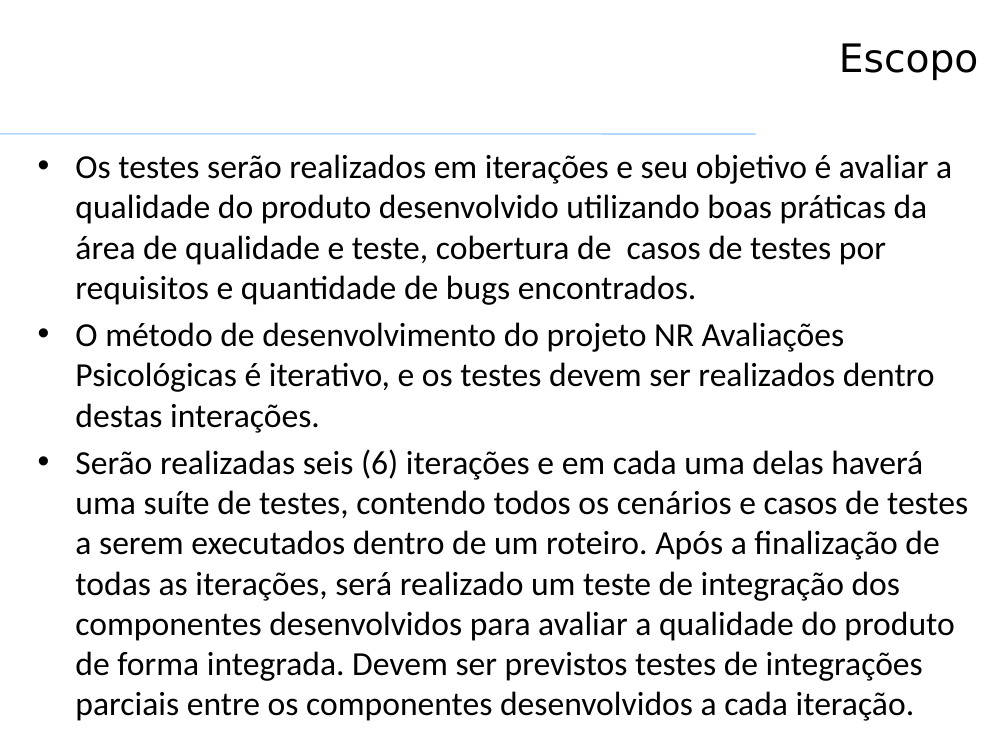
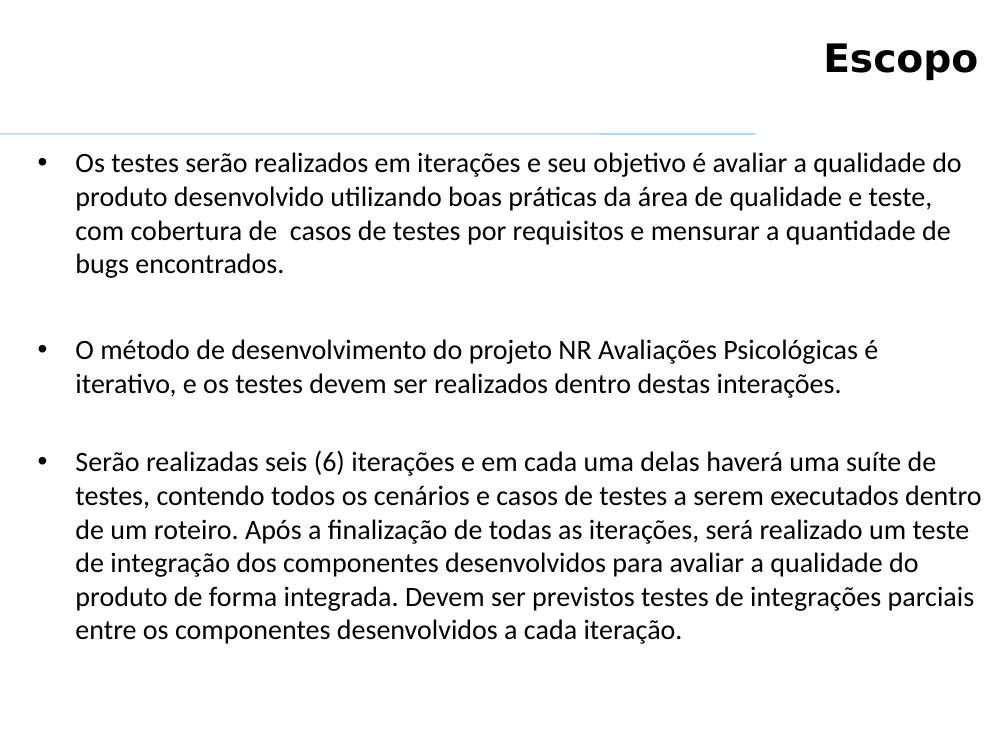
Before and after one commit to VagnerAlcantara/TCC, a slide deck: slide 5 of Qualidade de Produto de SW/Qualidade de produto de SW - TRABALHO.pptx. Drawn at 1008x756 pixels with LibreOffice and Linux fonts; fonts in the diff are those of the drawing; background and template pictures are left out. Boxes give left, top, right and bottom in pixels: in the first picture for what was removed or moved away, otherwise in the second. Text is boxed around its words. In the diff, an @@ line names an element or a change of style, - is before the commit and + after.

```diff
--- a/Qualidade de Produto de SW/Qualidade de produto de SW - TRABALHO.pptx
+++ b/Qualidade de Produto de SW/Qualidade de produto de SW - TRABALHO.pptx
@@ text "Escopo" at (x1=823, y1=43, x2=978, y2=80): bold on @@
@@ text at (x1=75, y1=152, x2=961, y2=278): text changed; size 24 to 20 pt @@
-• Os testes serão realizados em iterações e seu objetivo é avaliar a qualidade do produto desenvolvido utilizando boas práticas da área de qualidade e teste, cobertura de casos de testes por requisitos e quantidade de bugs encontrados.
+• Os testes serão realizados em iterações e seu objetivo é avaliar a qualidade do produto desenvolvido utilizando boas práticas da área de qualidade e teste, com cobertura de casos de testes por requisitos e mensurar a quantidade de bugs encontrados.
@@ text at (x1=75, y1=339, x2=982, y2=644): size 24 to 20 pt in "O método de desenvolvimento do projeto NR ...", "Serão realizadas seis (6) iterações e em ..." @@
```
Also in this commit, not shown: 18 other slides changed.
